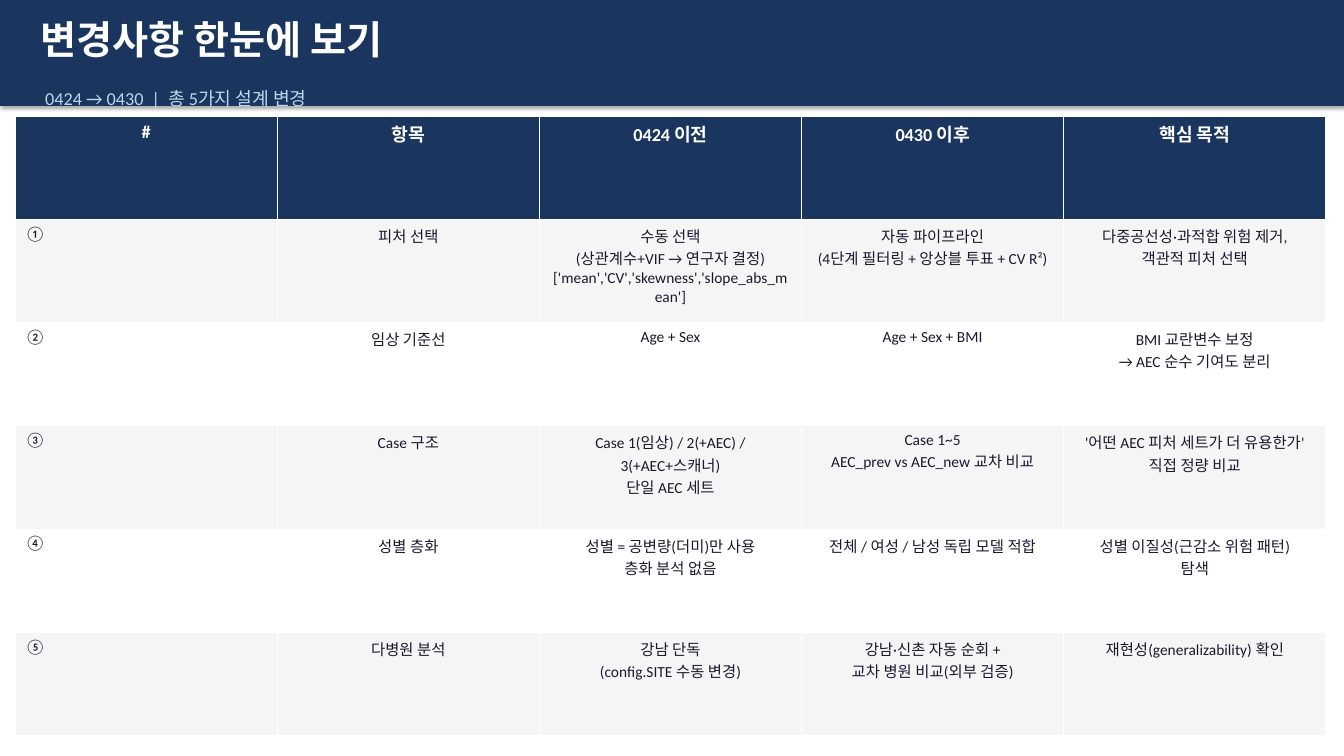
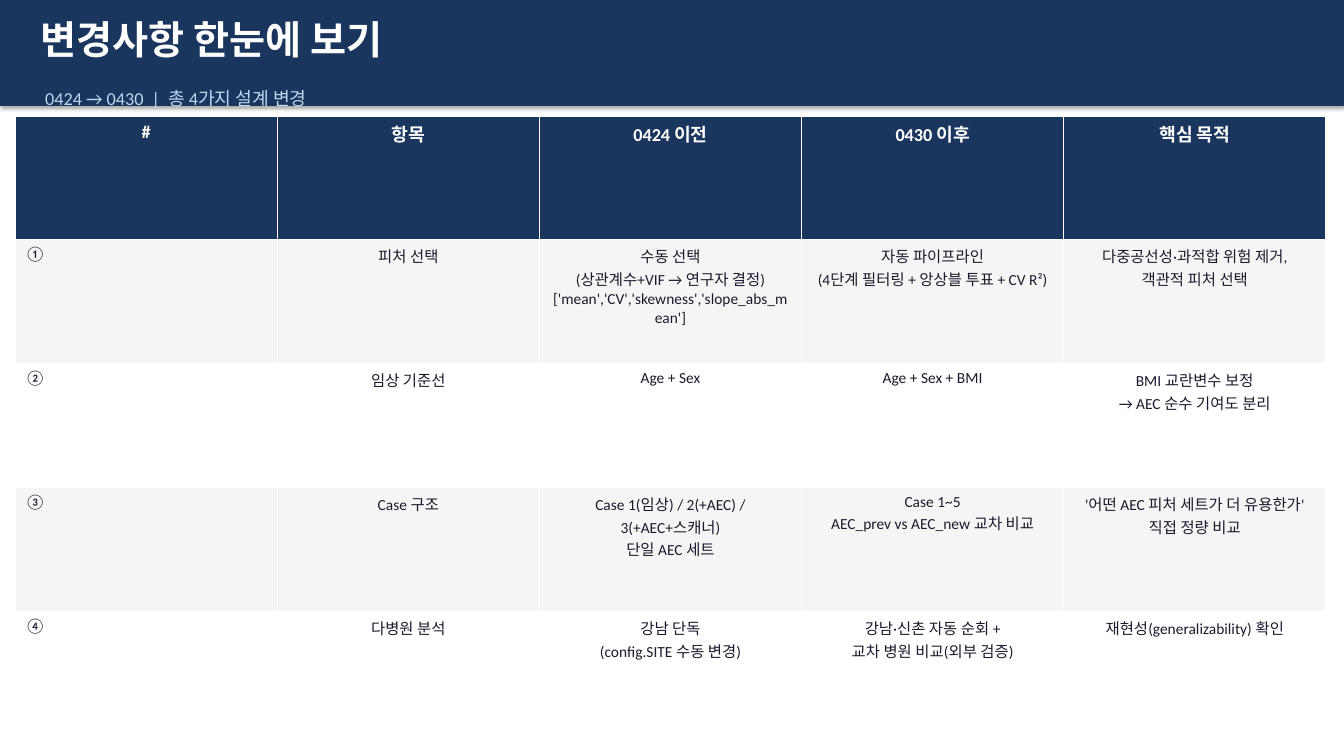
Before and after one commit to JHWannabe/2026-1_Study, a slide deck: slide 2 of 연구코드/results/0424_vs_0430_comparison.pptx. Drawn at 1344x756 pixels with LibreOffice and Linux fonts; fonts in the diff are those of the drawing. Boxes give left, top, right and bottom in pixels: in the first picture for what was removed or moved away, otherwise in the second. Text is boxed around its words. In the diff, an @@ line names an element or a change of style, - is before the commit and + after.

```diff
--- a/연구코드/results/0424_vs_0430_comparison.pptx
+++ b/연구코드/results/0424_vs_0430_comparison.pptx
@@ table at <box>15,116,1326,736</box> @@
-row 5: ④ | 성별 층화 | 성별 = 공변량(더미)만 사용 / 층화 분석 없음 | 전체 / 여성 / 남성 독립 모델 적합 | 성별 이질성(근감소 위험 패턴) / 탐색
-row 6: ⑤ | 다병원 분석 | 강남 단독 / (config.SITE 수동 변경) | 강남·신촌 자동 순회 + / 교차 병원 비교(외부 검증) | 재현성(generalizability) 확인
+row 5: ④ | 다병원 분석 | 강남 단독 / (config.SITE 수동 변경) | 강남·신촌 자동 순회 + / 교차 병원 비교(외부 검증) | 재현성(generalizability) 확인
@@ text at <box>45,90,306,111</box>: text changed @@
-0424 → 0430 | 총 5가지 설계 변경
+0424 → 0430 | 총 4가지 설계 변경
```
Also in this commit, not shown: 4 other slides changed, 1 slide removed, 4 other files.
